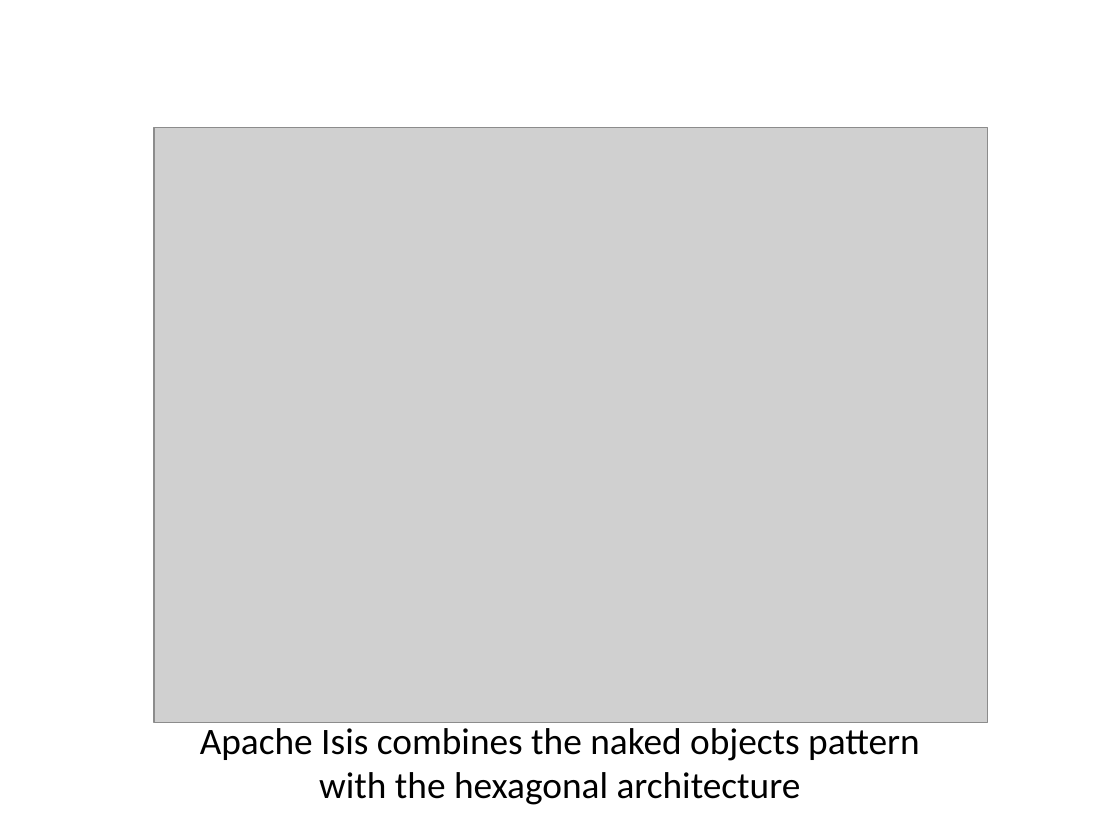
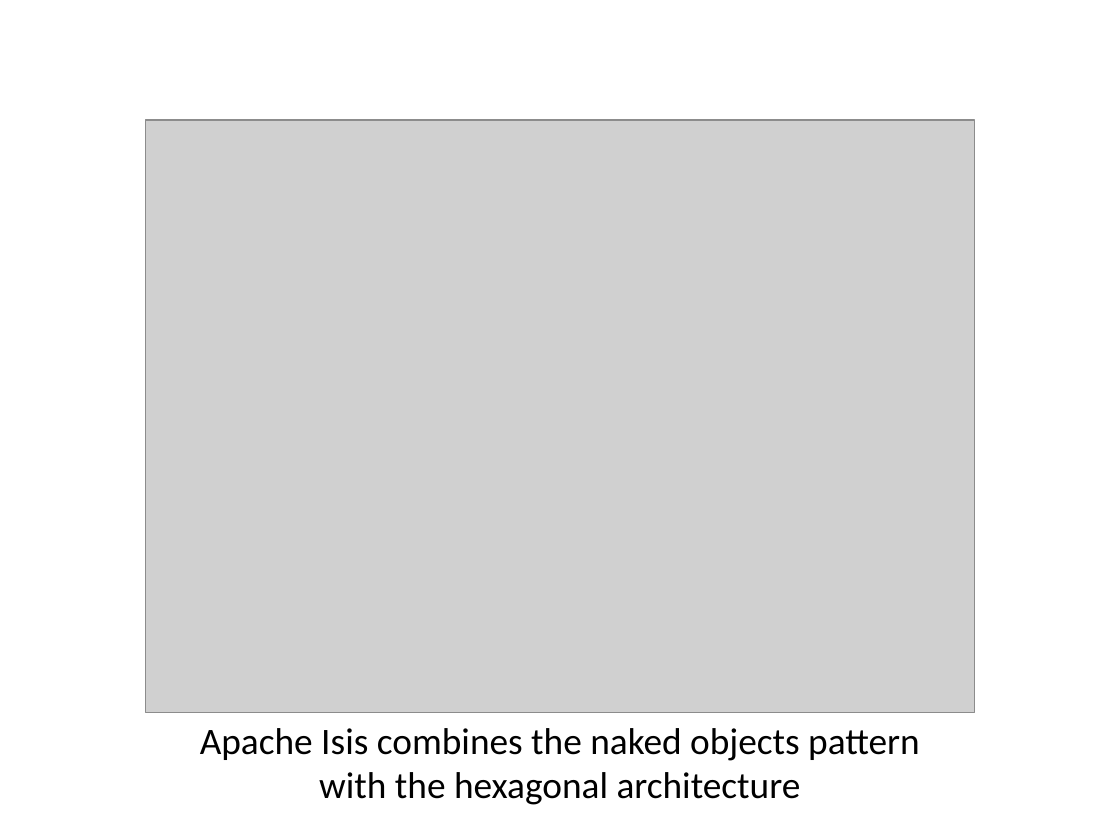
Before and after one commit to apache/causeway, a slide deck: slide 5 of src/site/resources/presentations/IntroducingApacheIsis.odp. Drawn at 1120x840 pixels with LibreOffice and Linux fonts; fonts in the diff are those of the drawing; grey boxes stand for pictures; background and template pictures are left out. Boxes give left, top, right and bottom in pixels: in the first picture for what was removed or moved away, otherwise in the second. Text is boxed around its words. In the diff, an @@ line names an element or a change of style, - is before the commit and + after.

Commit message:
updating hexagonal architecture to split out restful into xhtml & json viewers

```diff
--- a/src/site/resources/presentations/IntroducingApacheIsis.odp
+++ b/src/site/resources/presentations/IntroducingApacheIsis.odp
@@ picture: place and size @@
-picture at [153, 128, 987, 722]
+picture at [146, 120, 974, 712]
@@ text "Apache Isis combines the naked ..." at [200, 728, 920, 805]: more space between paragraphs @@
```
Also in this commit, not shown: 5 other slides changed, 3 slides added, 14 other files.
